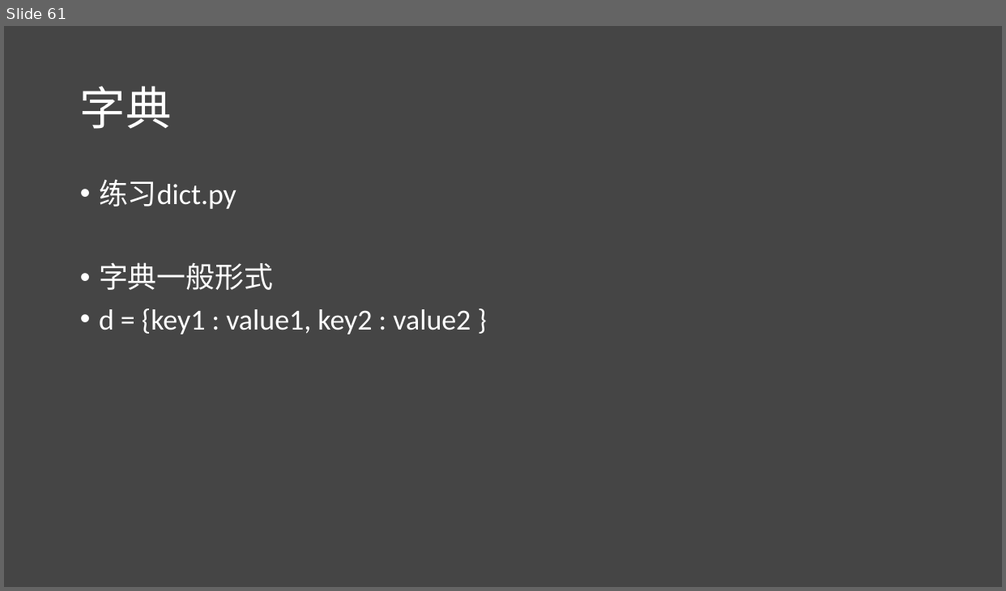
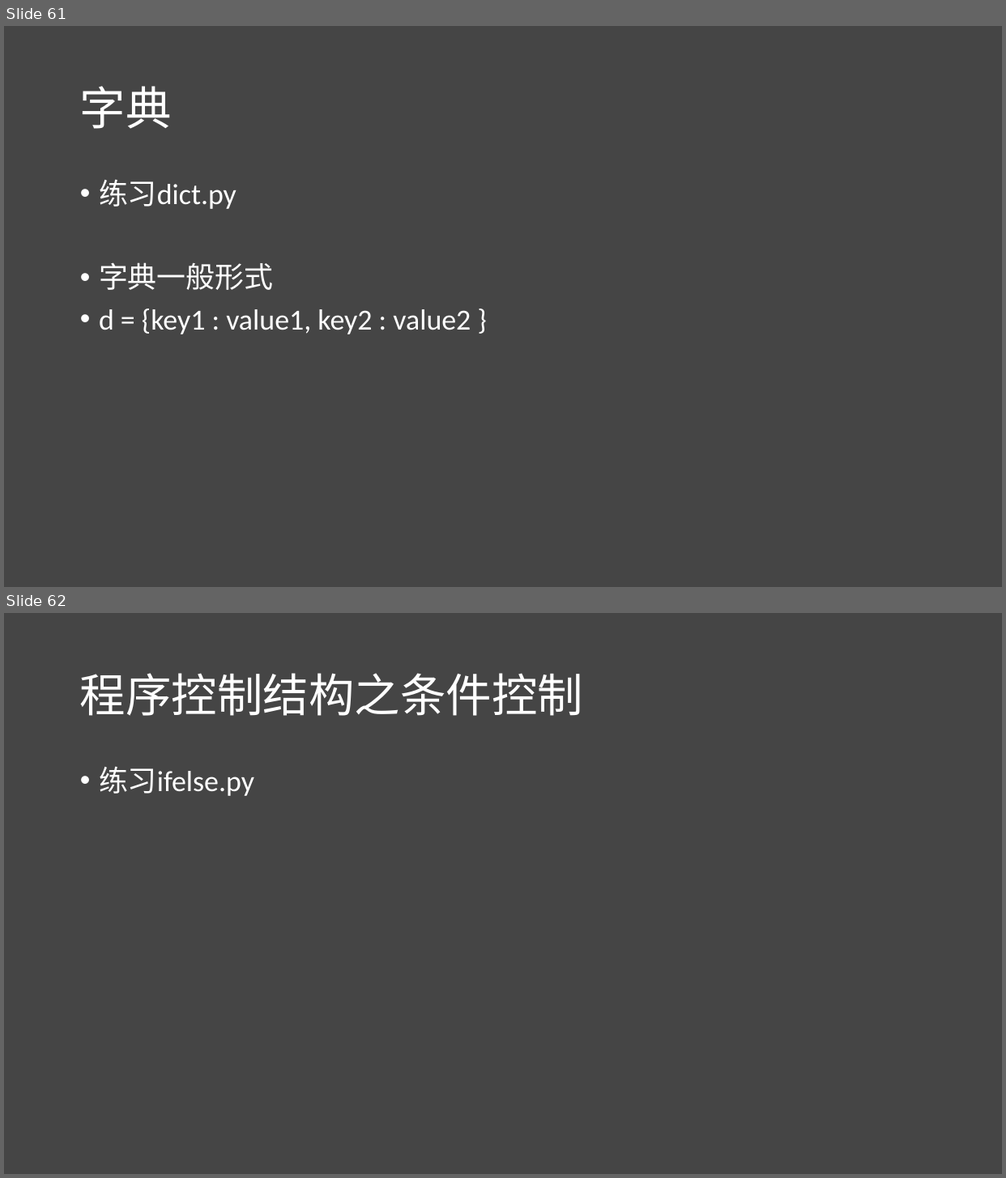
Before and after one commit to lichao312214129/lc_rsfmri_tools_python, a slide deck: The_first_ml_training/第一届机器学习实战班.pptx. Shown one above the other, each under a label of ours: slide 61 before the commit, slides 61 and 62 after it. The pictures are 1006x591 and 1006x1178 pixels, drawn with LibreOffice and Linux fonts; fonts in the diff are those of the drawing. Boxes give left, top, right and bottom in pixels: in the first picture for what was removed or moved away, otherwise in the second. Text is boxed around its words. In the diff, an @@ line names an element or a change of style, - is before the commit and + after.

```diff
--- a/The_first_ml_training/第一届机器学习实战班.pptx
+++ b/The_first_ml_training/第一届机器学习实战班.pptx
@@ slide 62 added at <box>4,613,1002,1174</box>, background #454545 @@
@@ title added at <box>80,673,583,716</box>, 44 pt, text #FFFFFF @@
+程序控制结构之条件控制
@@ text added at <box>99,766,254,796</box>, 28 pt, text #FFFFFF @@
+• 练习ifelse.py
```
Also in this commit, not shown: 6 other slides added, 17 other files.
